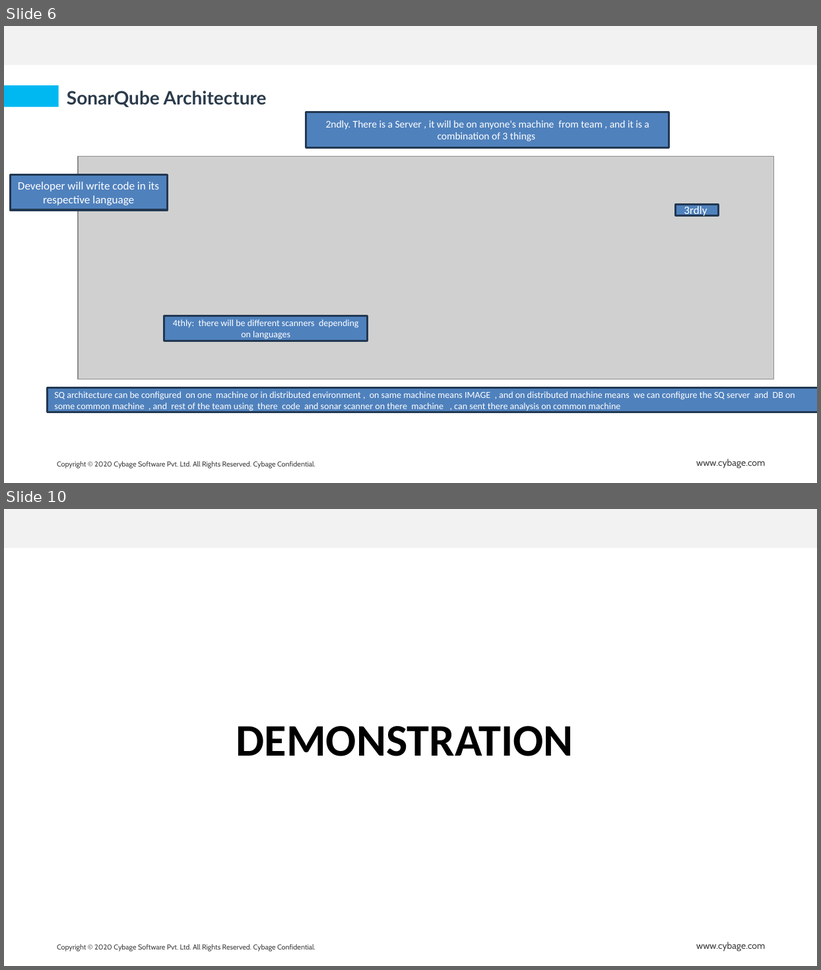
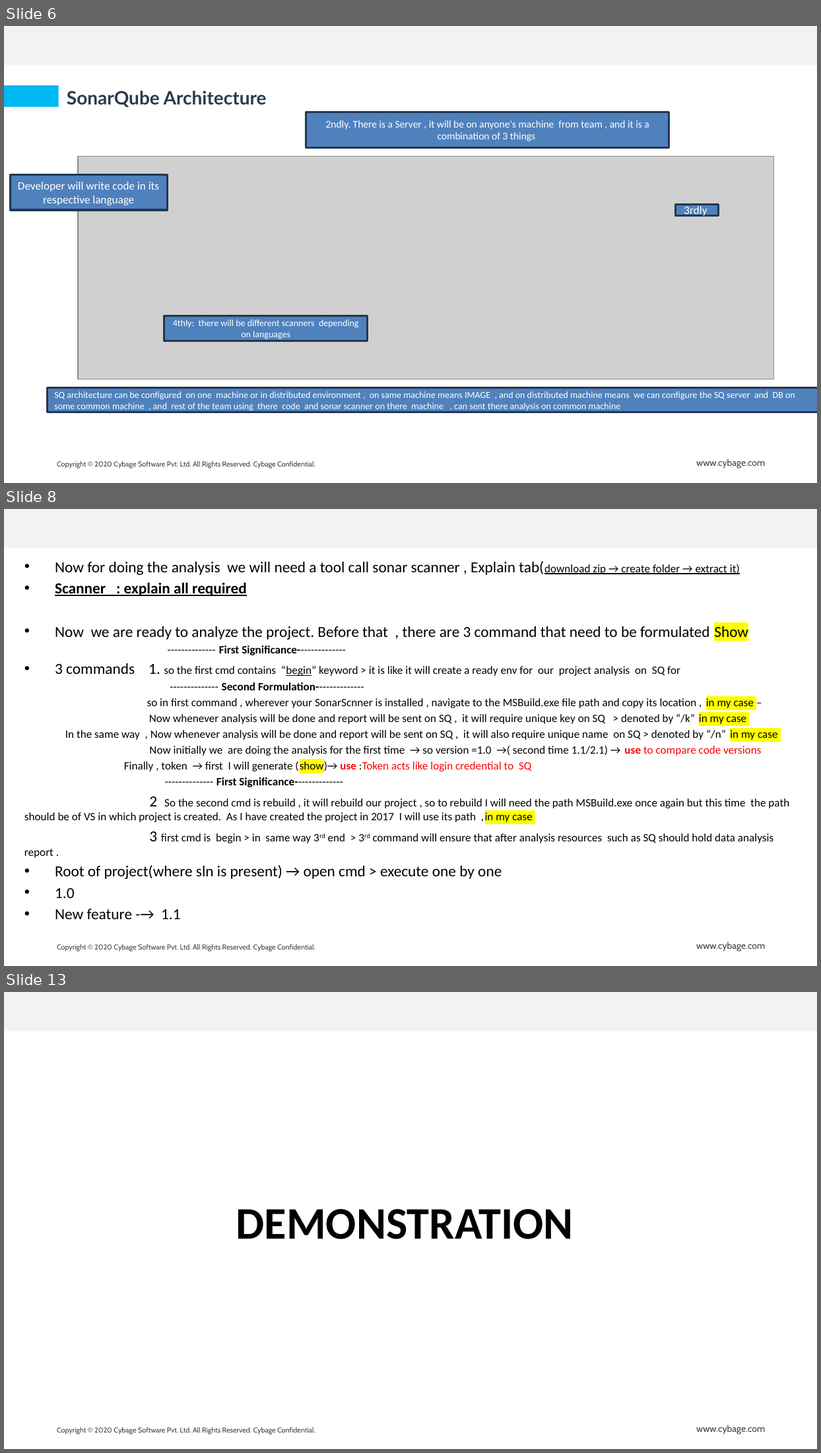
Before and after one commit to abcruturaj/Snyk_Docx, a slide deck: SonarQube.pptx. Shown one above the other, each under a label of ours: slides 6 and 10 before the commit, slides 6, 8 and 13 after it; the slides between them are not shown. The pictures are 821x970 and 821x1453 pixels, drawn with LibreOffice and Linux fonts; fonts in the diff are those of the drawing; grey boxes stand for pictures; background and template pictures are left out. Boxes give left, top, right and bottom in pixels: in the first picture for what was removed or moved away, otherwise in the second. Text is boxed around its words. In the diff, an @@ line names an element or a change of style, - is before the commit and + after.

```diff
--- a/SonarQube.pptx
+++ b/SonarQube.pptx
@@ slide 8 added at (x1=4, y1=509, x2=817, y2=966), background #FFFFFF; not listed: 3 template elements that a slide beside it also shows @@
@@ text added at (x1=24, y1=561, x2=789, y2=920), 11 pt, text #000000 @@
+• Now for doing the analysis we will need a tool call sonar scanner , Explain tab(download zip → create folder → extract it)
+• Scanner : explain all required
+• Now we are ready to analyze the project. Before that , there are 3 command that need to be formulated Show
+-------------- First Significance--------------
+• 3 commands 1. so the first cmd contains “begin” keyword > it is like it will create a ready env for our project analysis on SQ for
+-------------- Second Formulation--------------
+so in first command , wherever your SonarScnner is installed , navigate to the MSBuild.exe file path and copy its location , in my case –
+Now whenever analysis will be done and report will be sent on SQ , it will require unique key on SQ > denoted by “/k” in my case
+In the same way , Now whenever analysis will be done and report will be sent on SQ , it will also require unique name on SQ > denoted by “/n” in my case
+Now initially we are doing the analysis for the first time → so version =1.0 →( second time 1.1/2.1) → use to compare code versions
+Finally , token → first I will generate (show)→ use :Token acts like login credential to SQ
+-------------- First Significance--------------
+2 So the second cmd is rebuild , it will rebuild our project , so to rebuild I will need the path MSBuild.exe once again but this time the path should be of VS in which project is created. As I have created the project in 2017 I will use its path ,in my case
+3 first cmd is begin > in same way 3rd end > 3rd command will ensure that after analysis resources such as SQ should hold data analysis report .
+• Root of project(where sln is present) → open cmd > execute one by one
+• 1.0
+• New feature -→ 1.1
@@ what was slide 10 is now slide 13 @@
```
Also in this commit, not shown: 7 slides changed, 5 other slides added, 1 slide removed, 2 other files.
